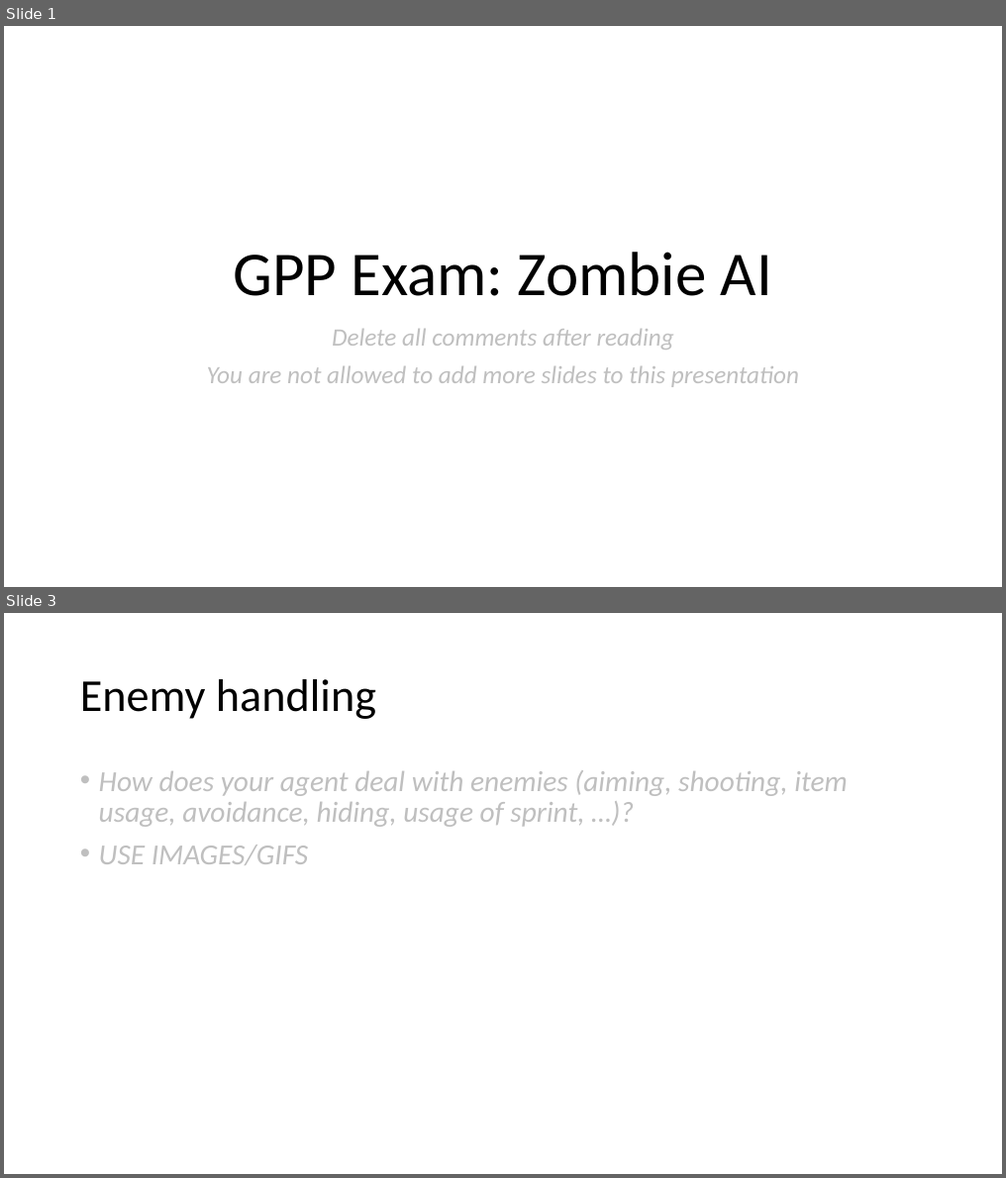
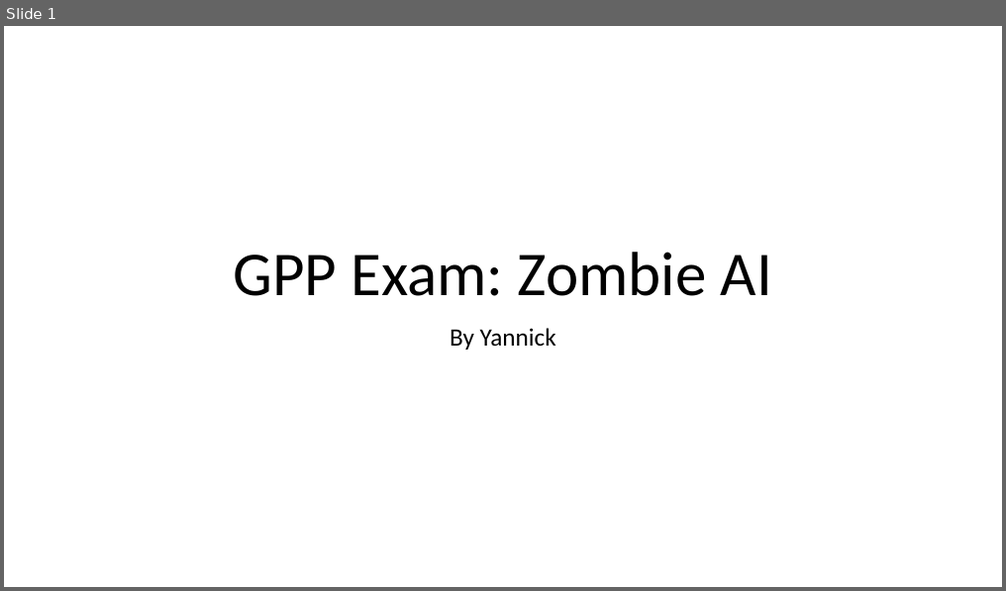
Before and after one commit to DAE-GD-2025-2026/gameai-zombie-Yannick-Ruijter, a slide deck: GPP_ZombieAI_RuijterYannick_2DAE09.pptx. Shown one above the other, each under a label of ours: slides 1 and 3 before the commit, slide 1 after it; the slides between them are not shown. The pictures are 1006x1178 and 1006x591 pixels, drawn with LibreOffice and Linux fonts; fonts in the diff are those of the drawing. Boxes give left, top, right and bottom in pixels: in the first picture for what was removed or moved away, otherwise in the second. Text is boxed around its words. In the diff, an @@ line names an element or a change of style, - is before the commit and + after.

```diff
--- a/GPP_ZombieAI_RuijterYannick_2DAE09.pptx
+++ b/GPP_ZombieAI_RuijterYannick_2DAE09.pptx
@@ slide 3 removed at [4, 613, 1002, 1174], background #FFFFFF @@
@@ title removed at [80, 679, 376, 719] @@
-Enemy handling
@@ text removed at [99, 770, 847, 865] @@
-• How does your agent deal with enemies (aiming, shooting, item usage, avoidance, hiding, usage of sprint, …)?
-• USE IMAGES/GIFS
@@ slide 1 changed as well @@
@@ subtitle at [450, 328, 556, 350]: text changed; text colour #BFBFBF to #000000; italic off @@
-Delete all comments after reading
-You are not allowed to add more slides to this presentation
+By Yannick
```
Also in this commit, not shown: 3 other slides changed, 3 slides added, 2 other slides removed, 1 other file.
